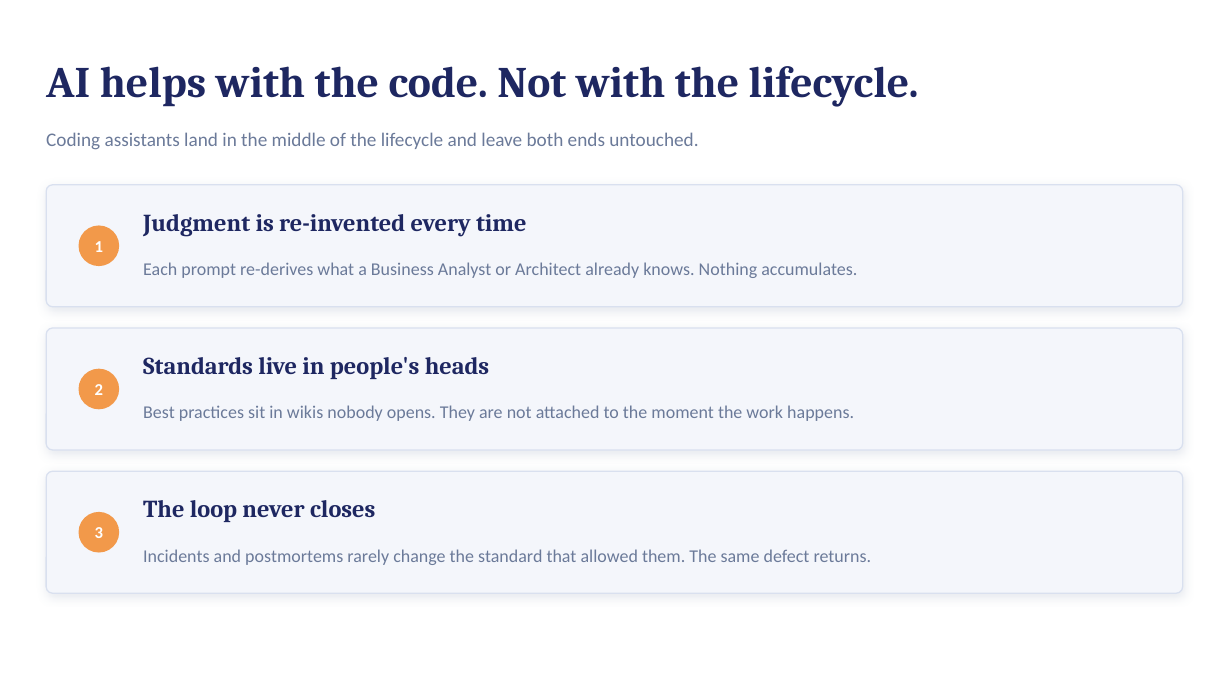
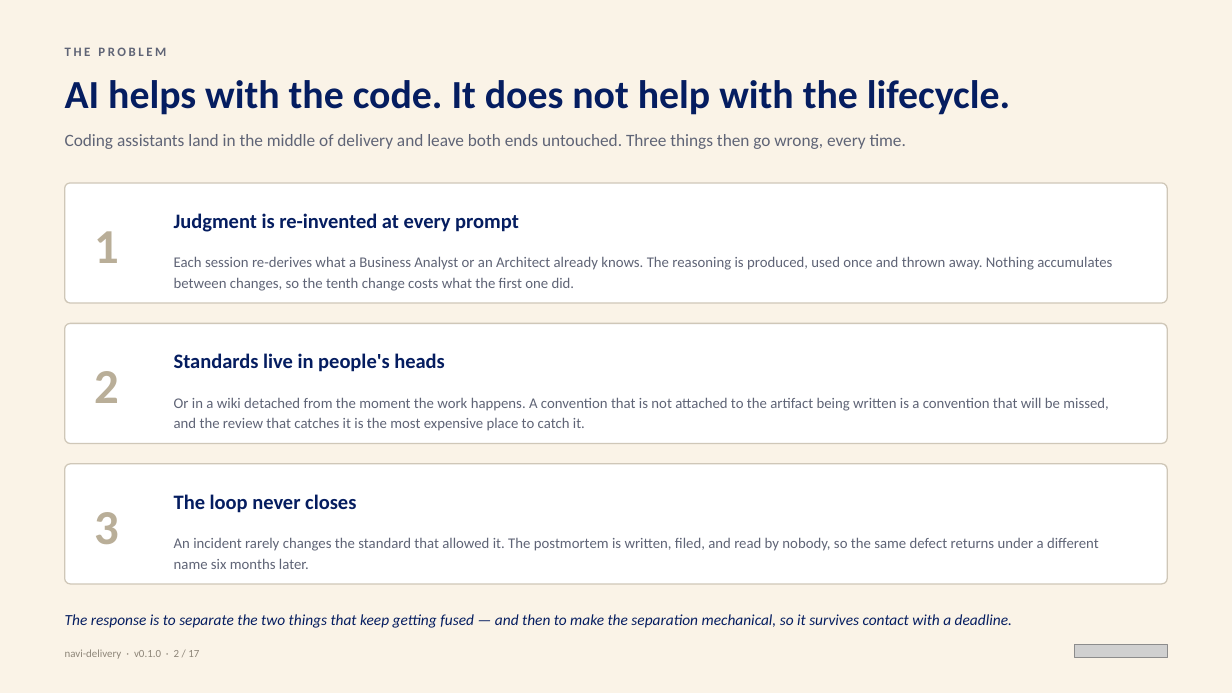
Before and after one commit to avinash-navikenz/agentic-skill-workflow, a slide deck: slide 2 of docs/navi-delivery-overview.pptx. Drawn at 1232x693 pixels with LibreOffice and Linux fonts; fonts in the diff are those of the drawing; grey boxes stand for pictures. Boxes give left, top, right and bottom in pixels: in the first picture for what was removed or moved away, otherwise in the second. Text is boxed around its words. In the diff, an @@ line names an element or a change of style, - is before the commit and + after.

```diff
--- a/docs/navi-delivery-overview.pptx
+++ b/docs/navi-delivery-overview.pptx
@@ background #FFFFFF to #FAF3E7 @@
@@ text added at (x1=65, y1=47, x2=166, y2=56), 10 pt, text #5F6476, bold @@
+THE PROBLEM
@@ text at (x1=65, y1=80, x2=1010, y2=115): text changed; size 34 to 31 pt; font Cambria to Calibri; text colour #1E2761 to #051D60 @@
-AI helps with the code. Not with the lifecycle.
+AI helps with the code. It does not help with the lifecycle.
@@ text "AI helps with the code. ..." at (x1=65, y1=80, x2=1010, y2=115): vertical alignment middle to top @@
@@ text "Coding assistants land in the ..." at (x1=65, y1=134, x2=906, y2=149): vertical alignment middle to top @@
@@ text at (x1=65, y1=134, x2=906, y2=149): text changed; size 15 to 13.5 pt; text colour #6B7A99 to #5F6476 @@
-Coding assistants land in the middle of the lifecycle and leave both ends untouched.
+Coding assistants land in the middle of delivery and leave both ends untouched. Three things then go wrong, every time.
@@ rounded rectangle resized from (x1=46, y1=185, x2=1183, y2=307) to (x1=65, y1=183, x2=1167, y2=303) @@
@@ text "1" moved from (x1=95, y1=241, x2=103, y2=252) to (x1=94, y1=231, x2=119, y2=263) @@
@@ ellipse removed at (x1=79, y1=226, x2=119, y2=266) @@
@@ text at (x1=174, y1=213, x2=519, y2=232): text changed; size 19 to 16 pt; font Cambria to Calibri; text colour #1E2761 to #051D60 @@
-Judgment is re-invented every time
+Judgment is re-invented at every prompt
@@ text at (x1=174, y1=256, x2=1112, y2=291): text changed; size 14 to 11.5 pt; text colour #6B7A99 to #5F6476 @@
-Each prompt re-derives what a Business Analyst or Architect already knows. Nothing accumulates.
+Each session re-derives what a Business Analyst or an Architect already knows. The reasoning is produced, used once and thrown away. Nothing accumulates between changes, so the tenth change costs what the first one did.
@@ rounded rectangle resized from (x1=46, y1=328, x2=1183, y2=450) to (x1=65, y1=323, x2=1167, y2=444) @@
@@ size 13 to 38 pt, text colour #FFFFFF to #B9AE98; alignment centre to left in 3 elements at (x1=94, y1=512, x2=119, y2=544), (x1=94, y1=231, x2=119, y2=263), (x1=94, y1=371, x2=119, y2=403) @@
@@ text "2" moved from (x1=95, y1=384, x2=103, y2=395) to (x1=94, y1=371, x2=119, y2=403) @@
@@ text "Standards live in people's heads" at (x1=174, y1=353, x2=445, y2=372): size 19 to 16 pt, font Cambria to Calibri, text colour #1E2761 to #051D60 @@
@@ text "Standards live in people's heads" moved from (x1=143, y1=357, x2=490, y2=379) to (x1=174, y1=353, x2=445, y2=372) @@
@@ ellipse removed at (x1=79, y1=369, x2=119, y2=409) @@
@@ text removed at (x1=143, y1=405, x2=854, y2=421) @@
-Best practices sit in wikis nobody opens. They are not attached to the moment the work happens.
@@ text added at (x1=174, y1=397, x2=1109, y2=431), 11.5 pt, text #5F6476 @@
+Or in a wiki detached from the moment the work happens. A convention that is not attached to the artifact being written is a convention that will be missed, and the review that catches it is the most expensive place to catch it.
@@ fill #F4F6FB to #FFFFFF; outline #D9E0EF 1 pt to #CFC7B8 1 pt; shadow off; proportions changed in 3 elements at (x1=65, y1=183, x2=1167, y2=303), (x1=65, y1=323, x2=1167, y2=444), (x1=65, y1=464, x2=1167, y2=584) @@
@@ rounded rectangle resized from (x1=46, y1=471, x2=1183, y2=593) to (x1=65, y1=464, x2=1167, y2=584) @@
@@ text "3" moved from (x1=95, y1=527, x2=103, y2=538) to (x1=94, y1=512, x2=119, y2=544) @@
@@ text "The loop never closes" moved from (x1=143, y1=500, x2=376, y2=522) to (x1=174, y1=494, x2=356, y2=513) @@
@@ text "The loop never closes" at (x1=174, y1=494, x2=356, y2=513): size 19 to 16 pt, font Cambria to Calibri, text colour #1E2761 to #051D60 @@
@@ ellipse removed at (x1=79, y1=512, x2=119, y2=553) @@
@@ text at (x1=174, y1=537, x2=1099, y2=569): text changed; size 14 to 11.5 pt; text colour #6B7A99 to #5F6476 @@
-Incidents and postmortems rarely change the standard that allowed them. The same defect returns.
+An incident rarely changes the standard that allowed it. The postmortem is written, filed, and read by nobody, so the same defect returns under a different name six months later.
@@ text added at (x1=65, y1=614, x2=1012, y2=628), 12 pt, text #051D60, italic @@
+The response is to separate the two things that keep getting fused — and then to make the separation mechanical, so it survives contact with a deadline.
@@ text added at (x1=65, y1=649, x2=199, y2=659), 8.5 pt, text #8D8578 @@
+navi-delivery · v0.1.0 · 2 / 17
@@ picture added at (x1=1075, y1=645, x2=1167, y2=658) @@
```
Also in this commit, not shown: 2 other slides changed, 14 slides added, 11 slides removed.
